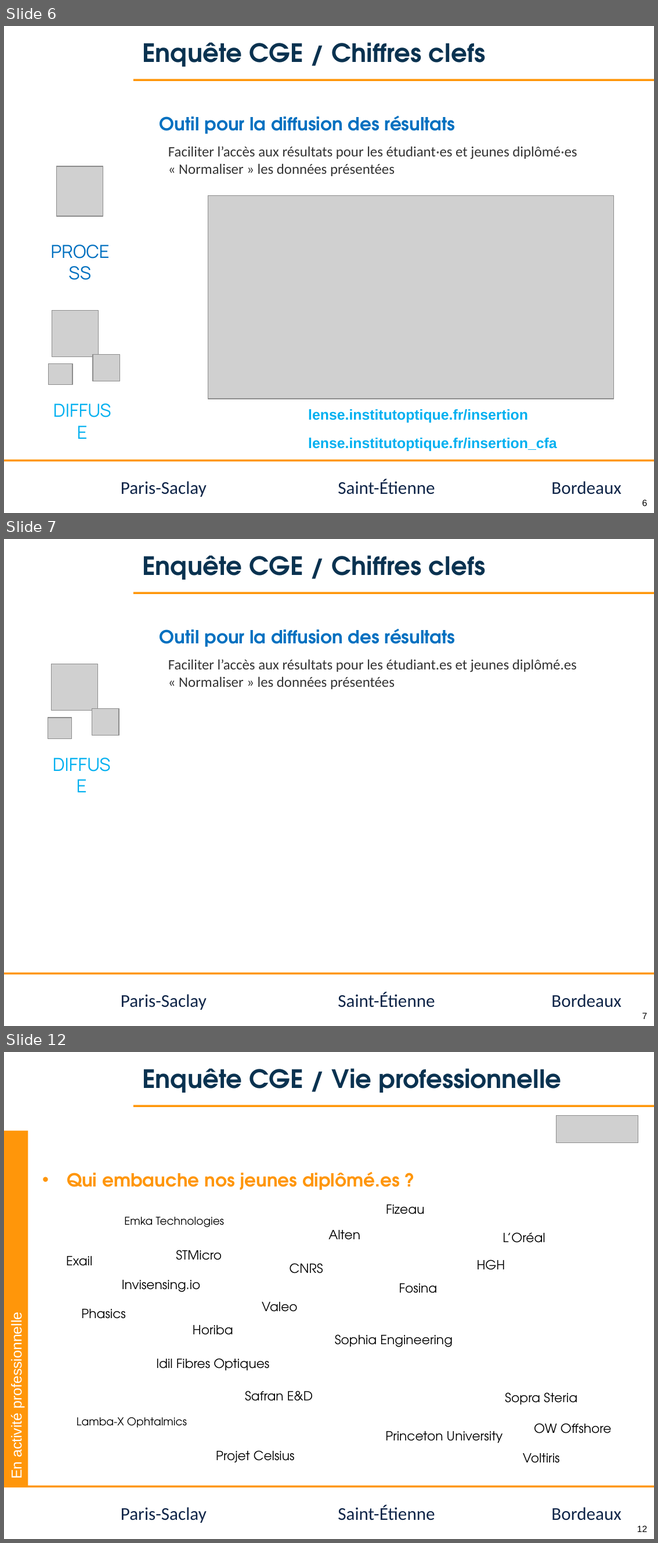
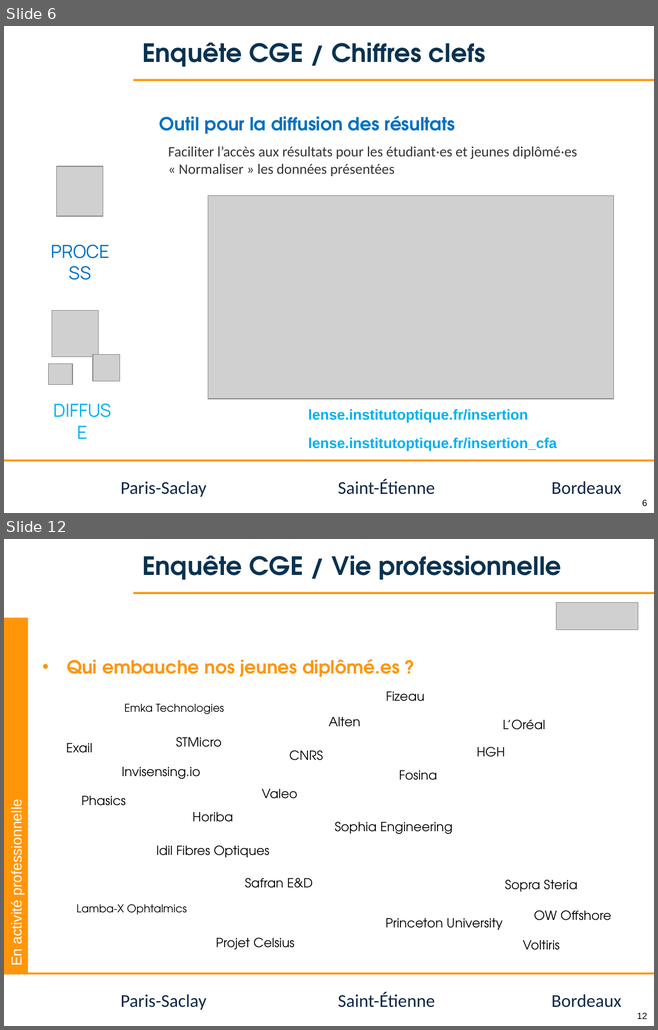
Before and after one commit to jvillemejane/jvillemejane, a slide deck: Presentations/2024_11_21_COFOR_CGE.pptx. Shown one above the other, each under a label of ours: slides 6, 7 and 12 before the commit, slides 6 and 12 after it; the slides between them are not shown. The pictures are 658x1543 and 658x1030 pixels, drawn with LibreOffice and Linux fonts; fonts in the diff are those of the drawing; grey boxes stand for pictures; background and template pictures are left out. Boxes give left, top, right and bottom in pixels: in the first picture for what was removed or moved away, otherwise in the second. Text is boxed around its words. In the diff, an @@ line names an element or a change of style, - is before the commit and + after.

```diff
--- a/Presentations/2024_11_21_COFOR_CGE.pptx
+++ b/Presentations/2024_11_21_COFOR_CGE.pptx
@@ slide 7 removed at <box>4,539,654,1026</box>, background #FFFFFF; not listed: 6 template elements that a slide beside it also shows @@
@@ title removed at <box>142,555,485,580</box> @@
-Enquête CGE / Chiffres clefs
@@ text removed at <box>159,629,455,647</box> @@
-Outil pour la diffusion des résultats
@@ text removed at <box>168,659,576,689</box> @@
-Faciliter l’accès aux résultats pour les étudiant.es et jeunes diplômé.es
-« Normaliser » les données présentées
@@ picture removed at <box>52,664,97,711</box> @@
@@ picture removed at <box>92,708,119,735</box> @@
@@ picture removed at <box>48,718,71,739</box> @@
@@ text removed at <box>44,750,119,779</box> @@
-DIFFUSE
```
Also in this commit, not shown: 4 slides changed, 4 slides added, 5 other slides removed.
